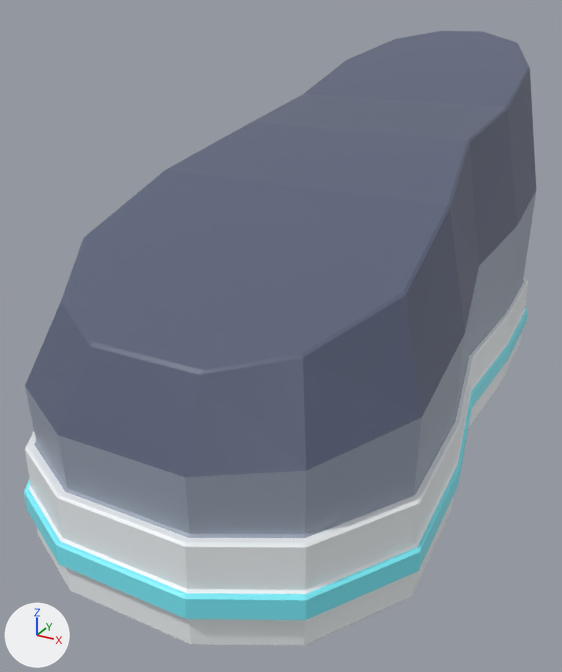
What one commit did to the FBX model spikes/Unity3D/Assets/Characters/AthleteSneakers/Sneaker.fbx.
Rendered twice from a 50 mm camera at (0.12, -0.273, 0.162) aimed at (-0.016, -0.026, 0.038). Every picture has the same lights, and +X, +Y and +Z are marked at lower left. The first picture is the older version. Where no turn or scale is listed for an object, it has been applied to the vertices.

In view in the first picture: 'Sneaker'.
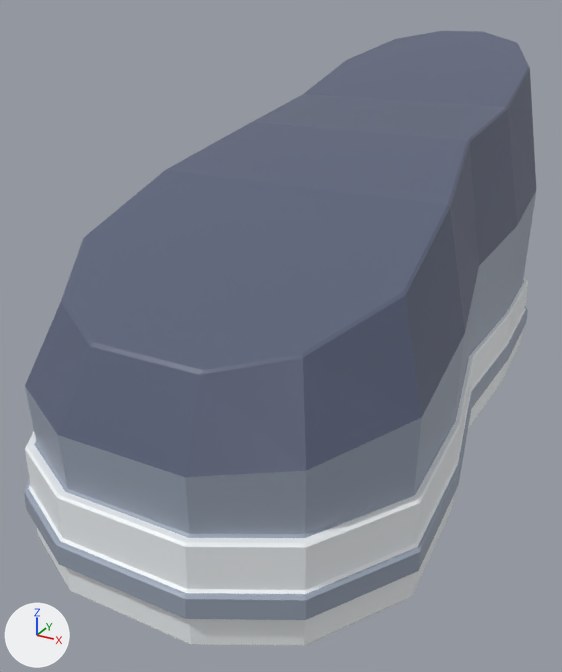
Changed parts and their boxes [x1, y1, x2, y2] in the pictures (562 x 672 px):
```json
{"part": 1, "of": "me_sneaker", "change": "recoloured", "before": [24, 307, 528, 620], "after": [24, 307, 528, 620]}
```

Scene script edits in JSON lines:
```json
{"op": "add", "block": "mat_stripe", "code": ["mat_stripe = principled_material('Stripe')", "mat_stripe.base_color = (0.32, 0.37, 0.46)  # grey #99a4b5", "mat_stripe.roughness = 0.4"]}
{"block": "me_sneaker", "where": "me_sneaker.from_pydata(...)  # 306 vertices, 608 faces; spans x -0.069..0.069, y -0.147..0.147, z 0.0..0.145"}
{"block": "me_sneaker", "where": "# used by ob_sneaker; location = (0.0, 0.0, 0.0)"}
{"block": "me_sneaker", "change": "me_sneaker part 1: all 216 faces that had it switch from mat_neon (cyan #7ef2ff) to mat_stripe (grey #99a4b5)"}
```
